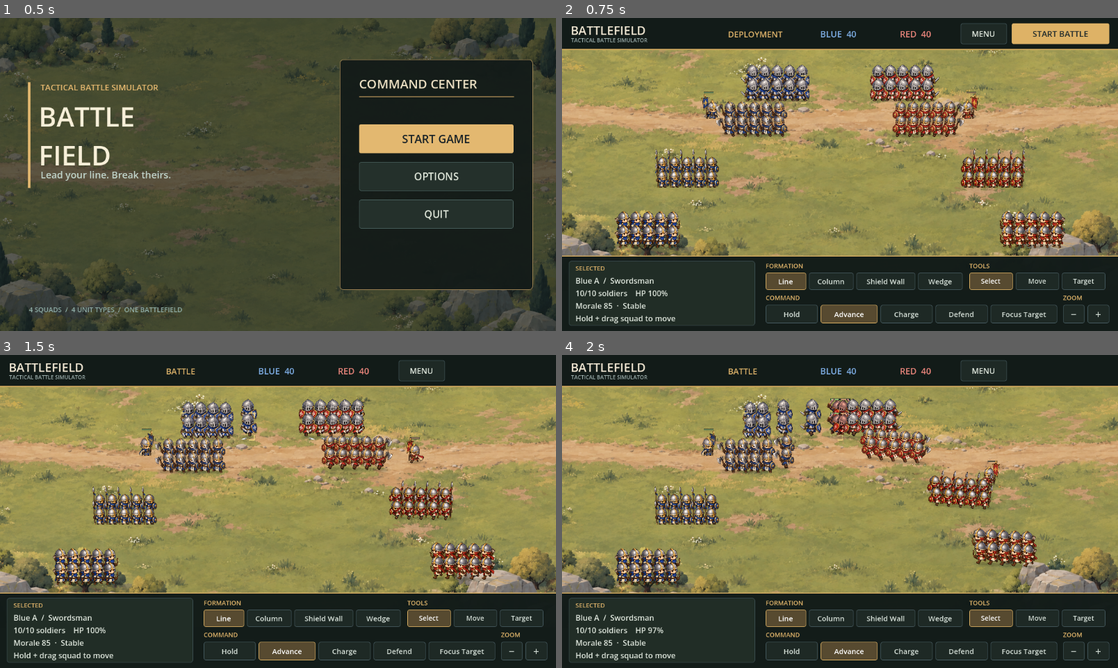
Above: before the commit, frames 1-4 (two rows, left to right).
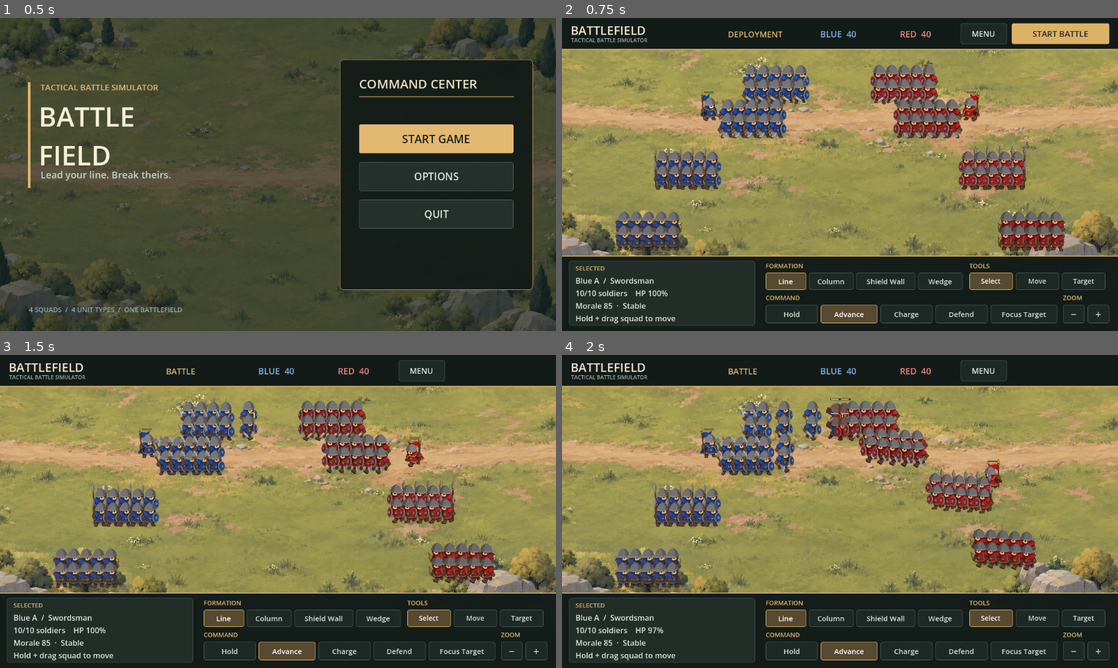
Above: after the commit, the same moments.

Repository: Pence420/RTS_GAME
Game: Godot game, scene res://scenes/main_menu.tscn
The game is run twice, just before and just after one commit, with the same random seed, the same clock (stepped at 60 frames per second) and the same inputs.
Inputs:
- Up to frame 1 (0.5 s): no input
- Up to frame 2 (0.75 s): click "START GAME" at 0.5 s
- Up to frame 3 (1.5 s): click "START BATTLE" at 1.25 s
- Up to frame 4 (2 s): no input

Frame 1 is identical in both runs. In frame 2, 10% of the frame differs, in the area x 9-91%, y 14-75%; in frame 3, 9.8%; in frame 4, 9.5%.

Commit message:
Refine matte 2D unit sprites and animation crops

Diff:
--- a/strategy-game/scripts/unit.gd
+++ b/strategy-game/scripts/unit.gd
@@ -15,6 +15,7 @@
 const FIELD_BOUNDS := Rect2(20.0, 20.0, 1560.0, 860.0)
 const DEATH_EFFECT = preload("res://scripts/death_effect.gd")
 const UNIT_VISUALS = preload("res://scripts/unit_visuals.gd")
+const ATTACK_FOOT_SHIFTS := [14.0, 40.0, 20.0, 19.0, 5.0]
 
 enum State { IDLE, MOVING, CHASING, ATTACKING, HOLDING, ROUTING, DEAD }
 enum Command { HOLD, ADVANCE, CHARGE, DEFEND, FOCUS_TARGET }
@@ -139,6 +140,10 @@
 		wanted = &"attack"
 	elif velocity.length_squared() > 25.0 or state == State.MOVING or state == State.CHASING or state == State.ROUTING:
 		wanted = &"walk"
+	# The attack drawings sit higher on their atlas rows; keep boots anchored.
+	var role_index := 4 if is_general else clampi(unit_type, 0, 3)
+	var attack_foot_shift: float = ATTACK_FOOT_SHIFTS[role_index]
+	visual_sprite.offset = Vector2(0, -85.0 + (attack_foot_shift if wanted == &"attack" else 0.0))
 	if visual_sprite.animation != wanted or (wanted != &"attack" and not visual_sprite.is_playing()):
 		visual_sprite.play(wanted)
 
--- a/strategy-game/scripts/unit_visuals.gd
+++ b/strategy-game/scripts/unit_visuals.gd
@@ -2,21 +2,29 @@
 
 const SHEET_SIZE := 1254
 const GRID_COUNT := 4
-const CELL_SIZE := 314
+const FRAME_WIDTH := 314
+const FRAME_HEIGHT := 380
 const ROLES := ["swordsman", "spearman", "axeman", "archer", "general"]
 const TEAMS := ["blue", "red"]
 const ANIMATIONS := [&"idle", &"walk", &"attack"]
 const DEFAULT_COLUMNS := [0, 1, 2]
-const LONG_WEAPON_ATTACK_COLUMNS := [0, 1, 3]
-# The spear and banner extend into adjacent atlas cells in the middle poses.
-const WIDE_ATTACK_COLUMNS := [0, 3, 0]
-# Generated animation rows are not evenly spaced; use each role's actual row origins.
+# The matte atlases use tall characters and wider spacing between animation rows.
+# General banners start slightly higher than the other silhouettes.
 const ROW_STARTS := [
-	[0, 345, 661], # swordsman
-	[0, 360, 712], # spearman
-	[0, 333, 650], # axeman
-	[0, 325, 642], # archer
-	[0, 350, 670], # general
+	[60, 440, 820], # swordsman
+	[60, 440, 839], # spearman
+	[60, 440, 820], # axeman
+	[60, 440, 820], # archer
+	[45, 440, 830], # general
+]
+# Long weapons and banners cross cell boundaries in the later poses. Repeating the
+# clean ready pose closes the short attack cycle without drawing detached fragments.
+const ATTACK_X_AND_WIDTH := [
+	[[0, 314], [313, 314], [0, 314]], # swordsman
+	[[0, 314], [313, 296], [0, 314]], # spearman
+	[[0, 314], [313, 314], [0, 314]], # axeman
+	[[0, 314], [330, 296], [963, 291]], # archer
+	[[0, 314], [313, 290], [0, 314]], # general
 ]
 
 static var _frames_cache: Dictionary = {}
@@ -44,17 +52,15 @@
 		frames.add_animation(animation)
 		frames.set_animation_loop(animation, row != 2)
 		frames.set_animation_speed(animation, 16.0 if row == 2 else (5.0 if row == 0 else 9.0))
-		var columns: Array = DEFAULT_COLUMNS
-		if row == 2:
-			if role_index == 1 or role_index == 4:
-				columns = WIDE_ATTACK_COLUMNS
-			elif role_index == 2:
-				columns = LONG_WEAPON_ATTACK_COLUMNS
-		for column in columns:
+		for pose in range(DEFAULT_COLUMNS.size()):
 			var frame := AtlasTexture.new()
 			frame.atlas = texture
 			frame.filter_clip = true
-			frame.region = Rect2(_cell_start(column), ROW_STARTS[role_index][row], CELL_SIZE, CELL_SIZE)
+			if row == 2:
+				var crop: Array = ATTACK_X_AND_WIDTH[role_index][pose]
+				frame.region = Rect2(crop[0], ROW_STARTS[role_index][row], crop[1], FRAME_HEIGHT)
+			else:
+				frame.region = Rect2(_cell_start(DEFAULT_COLUMNS[pose]), ROW_STARTS[role_index][row], FRAME_WIDTH, FRAME_HEIGHT)
 			frames.add_frame(animation, frame)
 	_frames_cache[cache_key] = frames
 	return frames
--- a/strategy-game/tests/unit_visual_smoke.gd
+++ b/strategy-game/tests/unit_visual_smoke.gd
@@ -30,6 +30,10 @@
 						return
 					if frame.region.position.x < 0.0 or frame.region.position.y < 0.0 or frame.region.end.x > frame.atlas.get_width() or frame.region.end.y > frame.atlas.get_height():
 						_fail("Sprite frame extends beyond source atlas")
+						return
+					var visible_bounds := frame.get_image().get_used_rect()
+					if visible_bounds.size.x < 100 or visible_bounds.size.y < 150:
+						_fail("Sprite frame is empty or cropped too tightly for %s %s team %d" % [ROLE_NAMES[role], animation, team])
 						return
 	var invalid := Image.create(128, 128, false, Image.FORMAT_RGBA8)
 	if VISUALS.validate_sheet(ImageTexture.create_from_image(invalid)):
Binary file changed: strategy-game/assets/units/archer_blue.png
Binary file changed: strategy-game/assets/units/archer_red.png
Binary file changed: strategy-game/assets/units/axeman_blue.png
Binary file changed: strategy-game/assets/units/axeman_red.png
Binary file changed: strategy-game/assets/units/general_blue.png
Binary file changed: strategy-game/assets/units/general_red.png
Binary file changed: strategy-game/assets/units/spearman_blue.png
Binary file changed: strategy-game/assets/units/spearman_red.png
Binary file changed: strategy-game/assets/units/swordsman_blue.png
Binary file changed: strategy-game/assets/units/swordsman_red.png
Not shown, changed: strategy-game/docs/art/smooth-unit-guide.md
